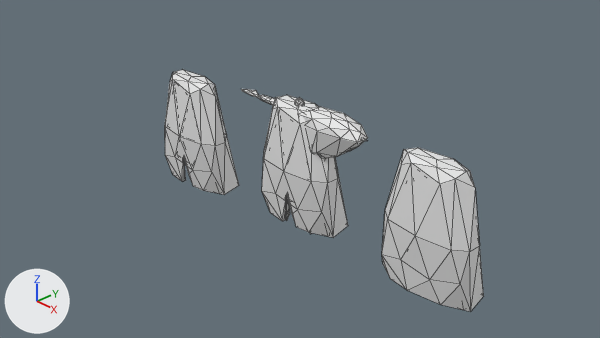
The Blender file maybraid/art/characters/clothes/proto_robe.blend, before and after one commit.
Before and after are seen from the file's camera 'Camera'. Arrows for +X, +Y and +Z are at lower left; the lights stay in place. The picture after the commit comes second. Mesh edges are drawn as thin lines.

Names of what the first picture shows: 'Coat', 'Icosphere', 'Icosphere.001', 'ProtoCoat', 'ProtoNotchCoat'.
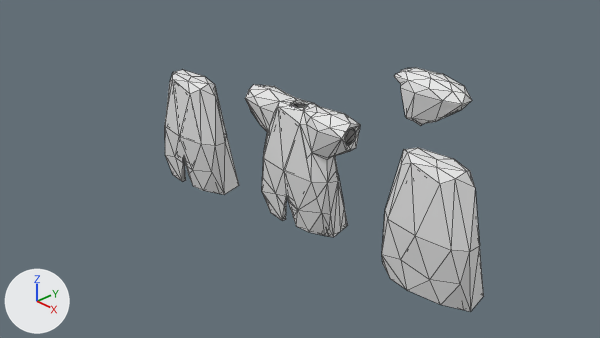
Changed parts and their boxes (x1, y1, x2, y2) in the pictures (600 x 338 px):
'Coat', reshaped, moved, rescaled (33% wider, 6% taller): before (262, 95, 348, 238); after (245, 85, 360, 237)
'SleeveVolume', added: after (394, 68, 472, 126)
'Icosphere.001', hidden: before (301, 107, 368, 160)
'Icosphere', hidden (mostly hidden): before (241, 89, 367, 234)

The edits, one by one:
me_icosphere_001 is used by ob_coat; location (0.0, 0.014, 0.0); scale (0.8, 0.3, 1.0).
me_icosphere_001 had 184 vertices, 208 faces and spanned x -0.89..0.82, y -1.0..1.22, z -0.87..0.88.
me_icosphere_001 now has 315 vertices, 631 faces and spans x -0.93..0.93, y -0.29..0.38, z -0.86..0.94.
me_icosphere_001 part 1: 184 vertices removed from x -0.89..0.82, y -1.0..1.22, z -0.87..0.88; 315 vertices added at x -0.93..0.93, y -0.29..0.38, z -0.86..0.94.
me_icosphere_006 is used by ob_icosphere_001; location (0.559, 0.0, 0.735); scale (0.6, 0.3, 0.2).
me_icosphere_006 had 42 vertices, 80 faces and spanned x -0.95..0.95, y -0.72..0.76, z -2.57..1.0.
me_icosphere_006 now has 63 vertices, 75 faces and spans x 0.07..1.0, y -0.22..0.23, z 0.31..0.84.
me_icosphere_006 part 2: the whole mesh is rebuilt.
Mesh me_icosphere_002 is new.
It has 63 vertices, 75 faces and spans x 0.185..1.129, y -0.216..0.229, z 0.287..0.935.
Object 'Icosphere' (ob_icosphere) is now hidden.
Object 'Coat' (ob_coat) is rescaled from (0.8, 0.3, 1.0) to (1.0, 1.0, 1.0).
Object 'Coat' (ob_coat) moves from (0.0, 0.014, 0.0) to (0.0, 0.0, 0.0).
Object 'Icosphere.001' (ob_icosphere_001) moves from (0.559, 0.0, 0.735) to (0.0, 0.0, 0.0).
Object 'Icosphere.001' (ob_icosphere_001) is rescaled from (0.6, 0.3, 0.2) to (1.0, 0.8, 1.0).
Object 'Icosphere.001' (ob_icosphere_001) is now hidden.
Object 'SleeveVolume' (ob_sleevevolume) is new; it shows me_icosphere_002.
Its location is (1.224, 0.348, 0.759).
